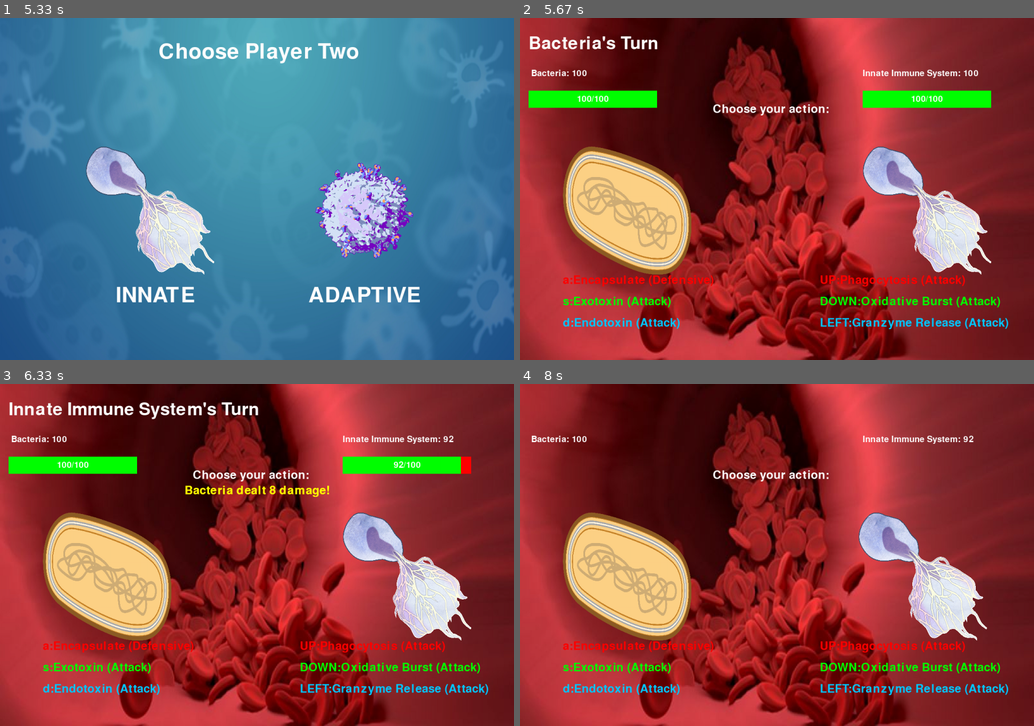
Above: before the commit, frames 1-4 (two rows, left to right).
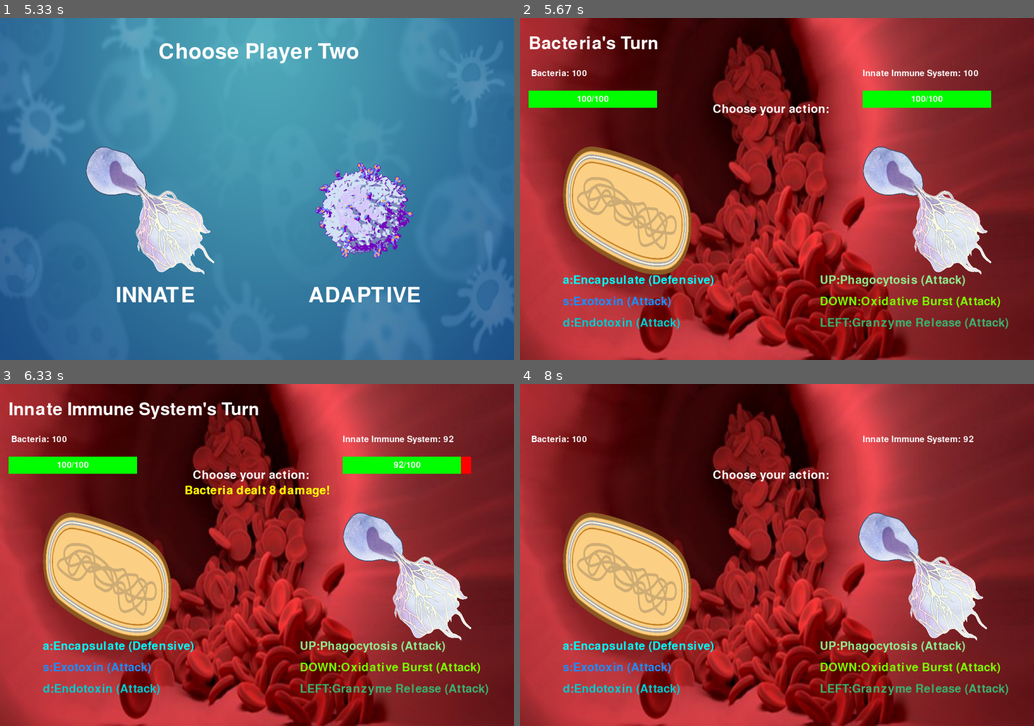
Above: after the commit, the same moments.

Repository: cmdcolin/ImmuneEscape
Game: pygame game, started from emma_test_game.py
Two runs of this game, one before a commit and one after it. Both use one fixed random seed, a clock stepped at 60 frames per second and the inputs below.
Inputs (mouse positions are in pixels of both pictures, inside the frame that each line leads up to):
- Up to frame 1 (5.33 s): click "Enter" at 0.38 s; click (149, 168) at 0.72 s; click (364, 168) at 1.05 s; click (133, 192) at 1.38 s; click (318, 219) at 2.22 s; click (133, 120) at 2.55 s; click (277, 175) at 5.22 s
- Up to frame 2 (5.67 s): click (627, 168) at 5.55 s
- Up to frame 3 (6.33 s): hold D 5.83-6.3 s
- Up to frame 4 (8 s): hold A 6.33-6.87 s; hold S 6.9-7.33 s; hold A 7.37-7.93 s; hold Up from 7.97 s (still down)

Frame 1 is identical in both runs. In frame 2, 2.3% of the frame differs, in the area x 8-95%, y 75-91%; in frame 3, 2.3%; in frame 4, 2.3%.

Commit message:
changes colors

Diff:
--- a/emma_test_game.py
+++ b/emma_test_game.py
@@ -176,12 +176,12 @@
     render_text_button(f" {player_1_assigned['Name']}: {player1_health}", font_small, (255, 255, 255), 20, 120)
     render_text_button(f"{player_2_assigned['Name']}: {player2_health}", font_small, (255, 255, 255), 800, 120)
     render_text_button("Choose your action:", font_medium, (255, 255, 255), 450, 200)
-    player1_first_rect = render_text_button(f"a:{player_1_assigned['Action'][0]}", font_medium, (255, 0, 0), 100, 600) # Red
-    player1_second_rect = render_text_button(f"s:{player_1_assigned['Action'][1]}", font_medium, (0, 255, 0), 100, 650) # Green
-    player1_thrid_rect = render_text_button(f"d:{player_1_assigned['Action'][2]}", font_medium,(0,200,255), 100, 700)
-    player2_first_rect = render_text_button(f"UP:{player_2_assigned['Action'][0]}", font_medium, (255, 0, 0), 700, 600) # Red
-    player2_second_rect = render_text_button(f"DOWN:{player_2_assigned['Action'][1]}", font_medium, (0, 255, 0), 700, 650) # Green
-    player2_thrid_rect = render_text_button(f"LEFT:{player_2_assigned['Action'][2]}", font_medium,(0,200,255), 700, 700)
+    player1_first_rect = render_text_button(f"a:{player_1_assigned['Action'][0]}", font_medium, (0, 255, 255), 100, 600) # Red
+    player1_second_rect = render_text_button(f"s:{player_1_assigned['Action'][1]}", font_medium, (30, 144, 255), 100, 650) # Green
+    player1_thrid_rect = render_text_button(f"d:{player_1_assigned['Action'][2]}", font_medium,(0,206,209), 100, 700)
+    player2_first_rect = render_text_button(f"UP:{player_2_assigned['Action'][0]}", font_medium, (144, 238, 144), 700, 600) # Red
+    player2_second_rect = render_text_button(f"DOWN:{player_2_assigned['Action'][1]}", font_medium, (124, 252, 0), 700, 650) # Green
+    player2_thrid_rect = render_text_button(f"LEFT:{player_2_assigned['Action'][2]}", font_medium,(60,179,113), 700, 700)
     screen.blit(player_1_assigned['Loaded_Image'],player_1_rect)
     screen.blit(player_2_assigned['Loaded_Image'],player_2_rect)
     if 'overlay_text' in globals() and overlay_text is not None:
